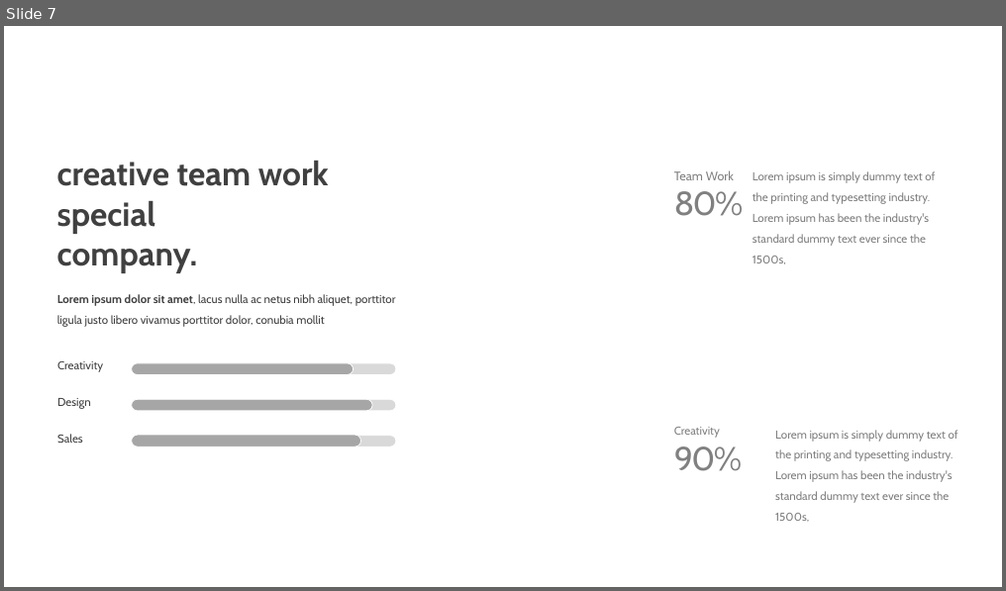
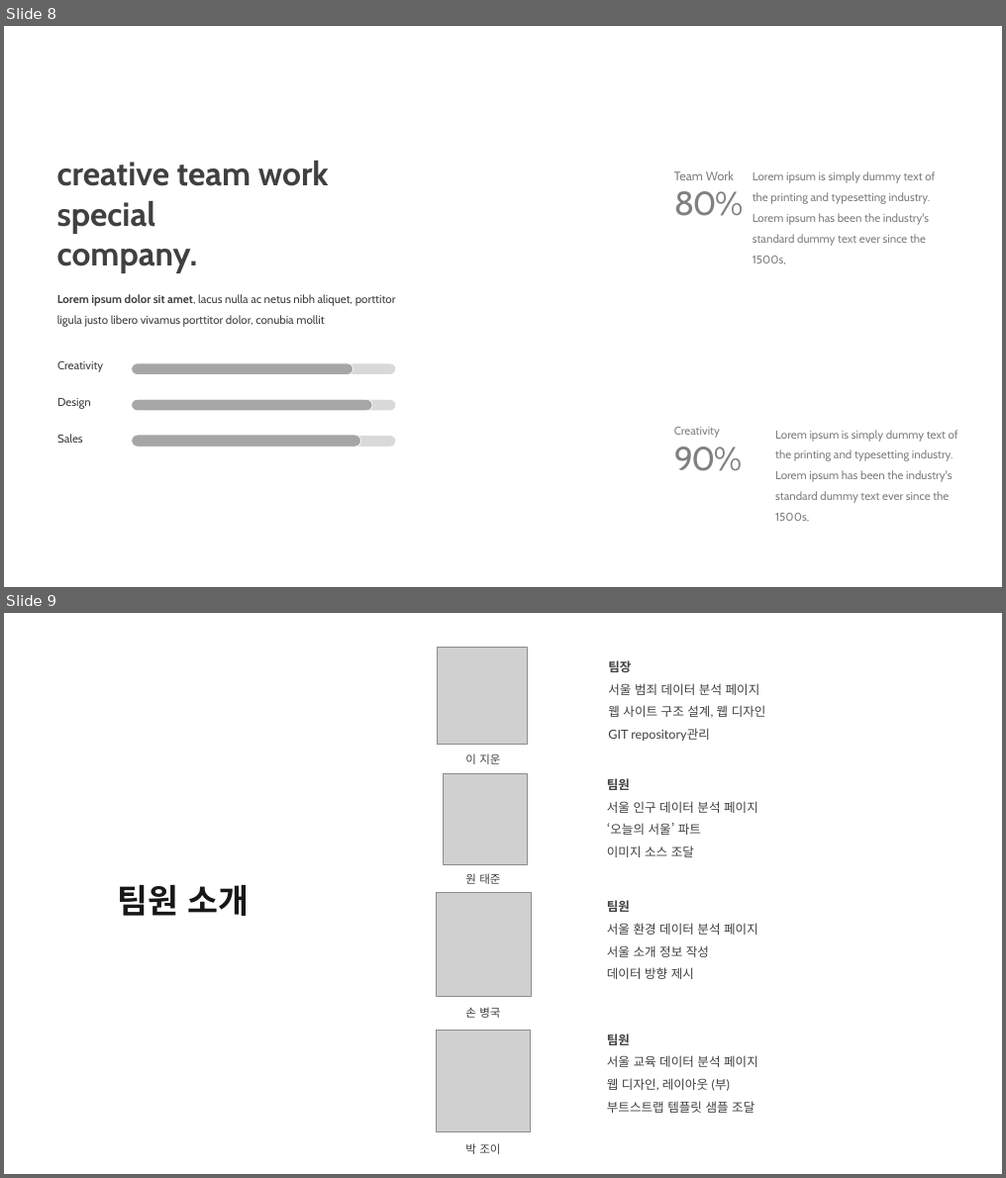
Before and after one commit to bnb1212/TeamProject_Django, a slide deck: 작업 관련 문서/stasia-powerpoint-template/Stasia Free PowerPoint Template/Stasia Free PowerPoint Template.pptx. Shown one above the other, each under a label of ours: slide 7 before the commit, slides 8 and 9 after it. The pictures are 1006x591 and 1006x1178 pixels, drawn with LibreOffice and Linux fonts; fonts in the diff are those of the drawing; grey boxes stand for pictures. Boxes give left, top, right and bottom in pixels: in the first picture for what was removed or moved away, otherwise in the second. Text is boxed around its words. In the diff, an @@ line names an element or a change of style, - is before the commit and + after.

```diff
--- a/작업 관련 문서/stasia-powerpoint-template/Stasia Free PowerPoint Template/Stasia Free PowerPoint Template.pptx
+++ b/작업 관련 문서/stasia-powerpoint-template/Stasia Free PowerPoint Template/Stasia Free PowerPoint Template.pptx
@@ slide 9 added at (x1=4, y1=613, x2=1002, y2=1174), background #FFFFFF @@
@@ picture added at (x1=437, y1=647, x2=527, y2=744) @@
@@ text added at (x1=608, y1=661, x2=766, y2=741), 12 pt, text #404040 @@
+팀장
+서울 범죄 데이터 분석 페이지
+웹 사이트 구조 설계, 웹 디자인
+GIT repository관리
@@ text added at (x1=465, y1=754, x2=500, y2=764), 11 pt, text #404040 @@
+이 지운
@@ picture added at (x1=443, y1=774, x2=527, y2=865) @@
@@ text added at (x1=607, y1=778, x2=758, y2=858), 12 pt, text #404040 @@
+팀원
+서울 인구 데이터 분석 페이지
+‘오늘의 서울’ 파트
+이미지 소스 조달
@@ text added at (x1=465, y1=873, x2=500, y2=884), 11 pt, text #404040 @@
+원 태준
@@ text added at (x1=117, y1=885, x2=249, y2=916), 32 pt, text #181717, bold @@
+팀원 소개
@@ picture added at (x1=436, y1=893, x2=532, y2=996) @@
@@ text added at (x1=607, y1=900, x2=758, y2=979), 12 pt, text #404040 @@
+팀원
+서울 환경 데이터 분석 페이지
+서울 소개 정보 작성
+데이터 방향 제시
@@ text added at (x1=465, y1=1007, x2=500, y2=1018), 11 pt, text #404040 @@
+손 병국
@@ picture added at (x1=436, y1=1030, x2=531, y2=1132) @@
@@ text added at (x1=607, y1=1034, x2=758, y2=1113), 12 pt, text #404040 @@
+팀원
+서울 교육 데이터 분석 페이지
+웹 디자인, 레이아웃 (부)
+부트스트랩 템플릿 샘플 조달
@@ text added at (x1=465, y1=1144, x2=500, y2=1155), 11 pt, text #404040 @@
+박 조이
@@ what was slide 7 is now slide 8 @@
```
Also in this commit, not shown: 2 slides changed, 3 other slides added, 3 slides removed, 7 other files.
